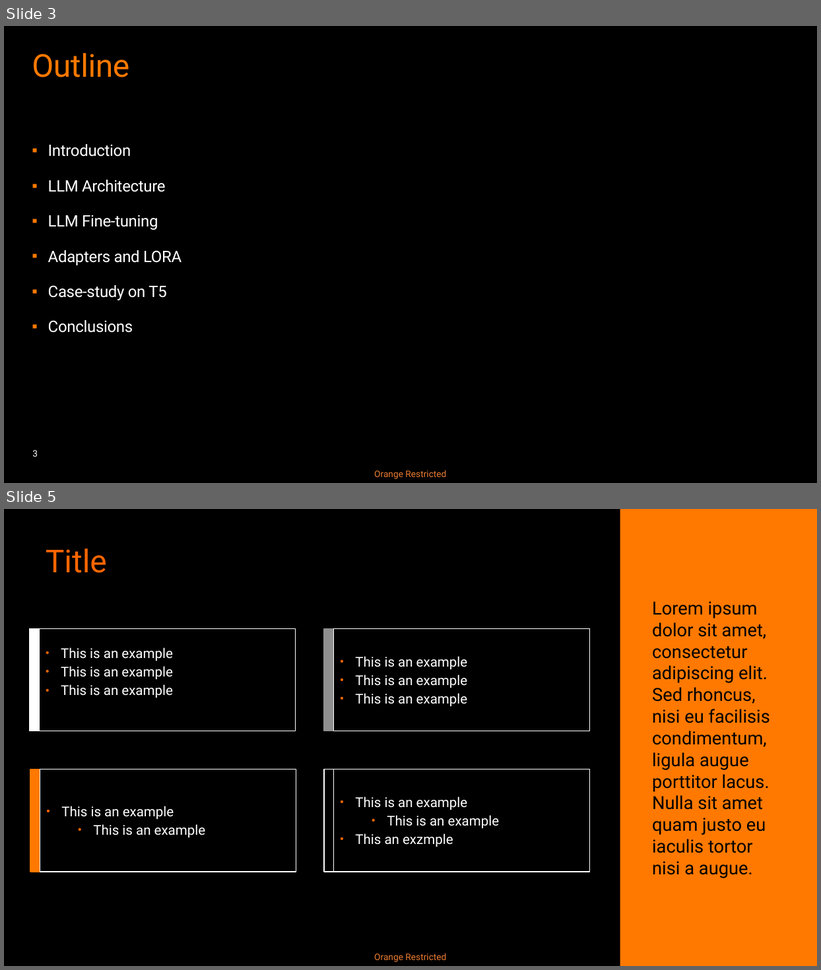
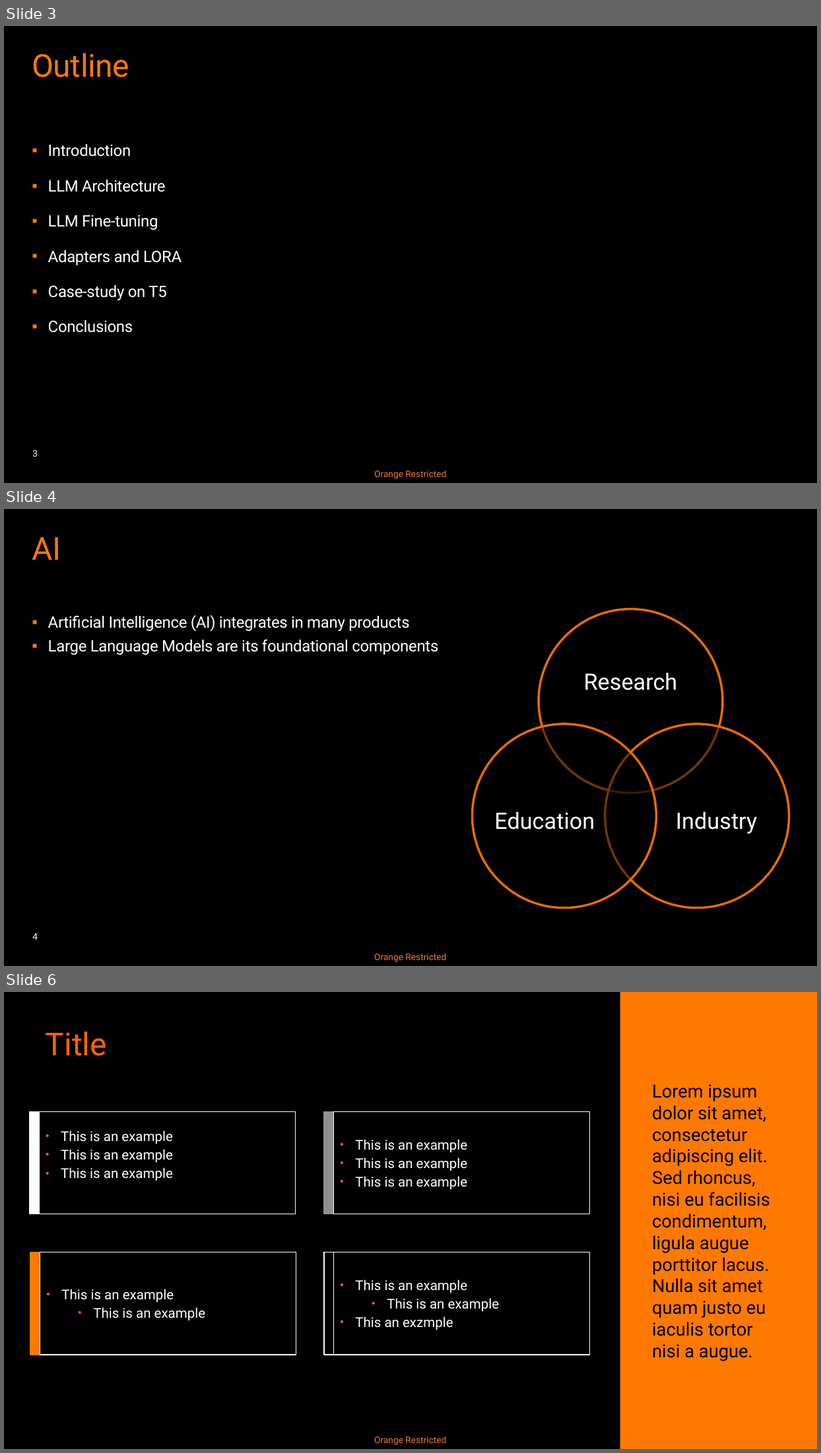
Before and after one commit to basavyr/peft-training, a slide deck: presentation/LORA-RPoenaru.pptx. Shown one above the other, each under a label of ours: slides 3 and 5 before the commit, slides 3, 4 and 6 after it; the slides between them are not shown. The pictures are 821x970 and 821x1453 pixels, drawn with LibreOffice and Linux fonts; fonts in the diff are those of the drawing. Boxes give left, top, right and bottom in pixels: in the first picture for what was removed or moved away, otherwise in the second. Text is boxed around its words. In the diff, an @@ line names an element or a change of style, - is before the commit and + after.

```diff
--- a/presentation/LORA-RPoenaru.pptx
+++ b/presentation/LORA-RPoenaru.pptx
@@ slide 4 added at box(4, 509, 817, 966), background #000000; not listed: 2 template elements that a slide beside it also shows @@
@@ title added at box(32, 537, 61, 560), 28 pt, text #FF7900 @@
+AI
@@ text added at box(48, 615, 438, 655), 14 pt, text #FFFFFF @@
+    ▪ Artificial Intelligence (AI) integrates in many products
+    ▪ Large Language Models are its foundational components
@@ group added at box(473, 609, 789, 908): 3 ellipses, 3 texts @@
+Research
+Industry
+Education
@@ what was slide 5 is now slide 6 @@
```
Also in this commit, not shown: 1 other slide added, 1 slide removed.
